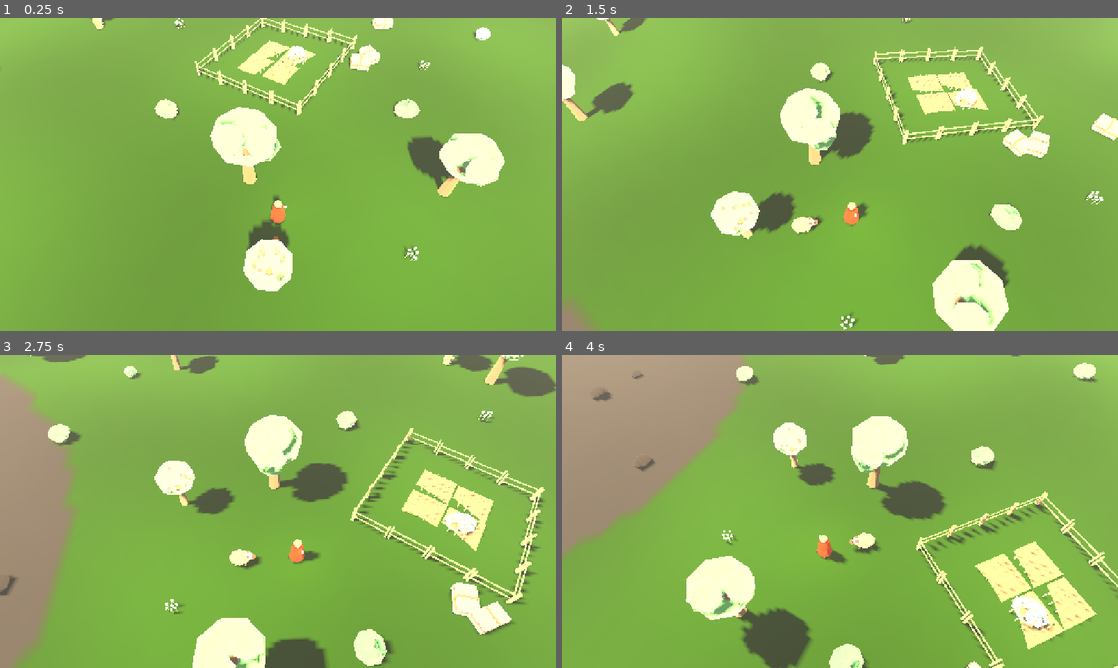
Above: before the commit, frames 1-4 (two rows, left to right).
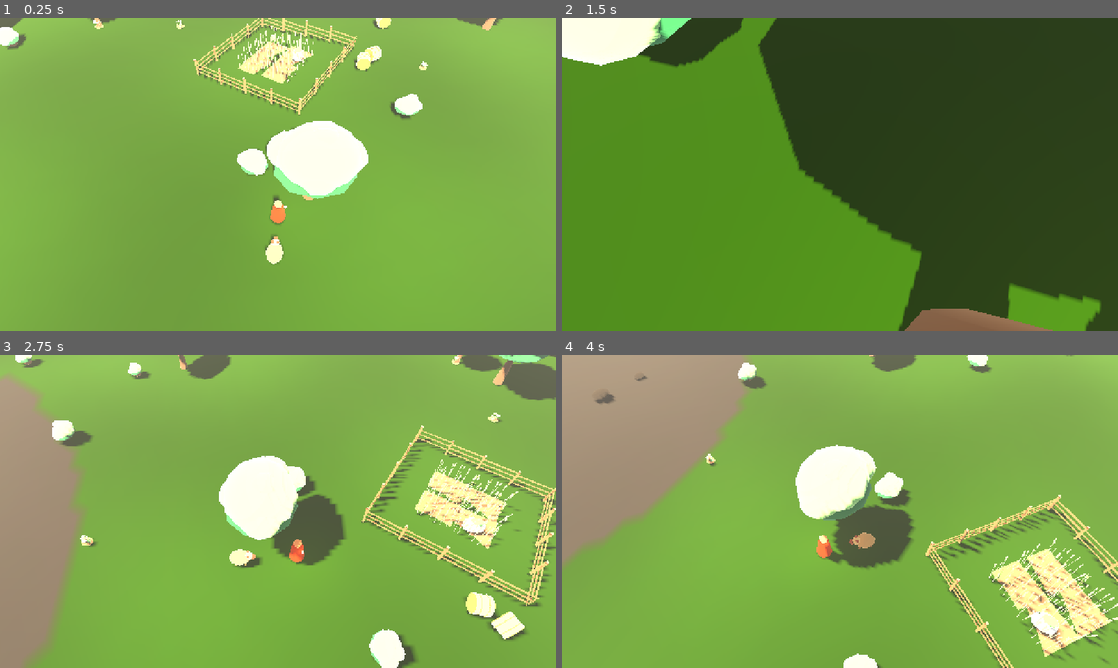
Above: after the commit, the same moments.

Repository: dersley20-create/Lantern
Game: Godot game, scene res://scenes/main.tscn
Two runs of this game, one before a commit and one after it. Both use one fixed random seed, a clock stepped at 60 frames per second and the inputs below.
Inputs (mouse positions are in pixels of both pictures, inside the frame that each line leads up to):
- Up to frame 1 (0.25 s): no input
- Up to frame 2 (1.5 s): move the mouse to (962, 158) at 0.52 s; hold D 0.53-1.25 s; hold Q 0.53-1.25 s; click (962, 158) at 0.67 s; drag from (728, 190) to (812, 237) at 1.27 s
- Up to frame 3 (2.75 s): move the mouse to (333, 442) at 2.02 s; hold D from 2.03 s (still down); hold Q from 2.03 s (still down)
- Up to frame 4 (4 s): release D at 2.75 s; release Q at 2.75 s; drag from (812, 574) to (673, 464) at 2.77 s; move the mouse to (1006, 558) at 3.52 s; hold A from 3.53 s (still down); hold Q from 3.53 s (still down)

The runs differ from the first frame. In frame 1, 13% of the frame differs, in the area x 0-91%, y 0-88%; in frame 2, 100%, in the area x 0-100%, y 0-100%; in frame 3, 23%; in frame 4, 21%.

Commit message:
Replace Hearthvale stand-ins with the artist kit.
Use the real hv_*.glb models under the documented names, and add the biome mood boards, contact sheet, and art notes.

Co-authored-by: dersley20-create <dersley20-create@users.noreply.github.com>

Diff:
--- a/resources/props/hearthvale_fruit_tree.tres
+++ b/resources/props/hearthvale_fruit_tree.tres
@@ -7,11 +7,11 @@
 script = ExtResource("1_script")
 id = &"fruit_tree"
 scene = ExtResource("2_scene")
-density = 0.05
-min_scale = 0.9
-max_scale = 1.12
+density = 0.035
+min_scale = 0.95
+max_scale = 1.08
 max_slope_degrees = 22.0
-max_per_chunk = 4
+max_per_chunk = 3
 collision_kind = "cylinder"
-collision_radius = 0.26
-collision_height = 1.55
+collision_radius = 0.32
+collision_height = 1.7
--- a/resources/props/hearthvale_hay_bale.tres
+++ b/resources/props/hearthvale_hay_bale.tres
@@ -13,5 +13,5 @@
 max_slope_degrees = 18.0
 max_per_chunk = 2
 collision_kind = "box"
-collision_radius = 0.55
-collision_height = 0.64
+collision_radius = 0.48
+collision_height = 0.95
--- a/resources/props/hearthvale_oak.tres
+++ b/resources/props/hearthvale_oak.tres
@@ -7,11 +7,11 @@
 script = ExtResource("1_script")
 id = &"oak"
 scene = ExtResource("2_scene")
-density = 0.1
-min_scale = 0.9
-max_scale = 1.15
+density = 0.05
+min_scale = 0.95
+max_scale = 1.05
 max_slope_degrees = 24.0
-max_per_chunk = 8
+max_per_chunk = 4
 collision_kind = "cylinder"
-collision_radius = 0.32
-collision_height = 2.1
+collision_radius = 0.45
+collision_height = 2.2
--- a/resources/props/hearthvale_rock.tres
+++ b/resources/props/hearthvale_rock.tres
@@ -13,4 +13,4 @@
 max_slope_degrees = 36.0
 max_per_chunk = 4
 collision_kind = "sphere"
-collision_radius = 0.42
+collision_radius = 0.4
--- a/scripts/world/farm_plot.gd
+++ b/scripts/world/farm_plot.gd
@@ -29,11 +29,11 @@
 	_side(root, fence_scene, chunk, height_at, center.x - half, center.z + half, true)
 	_side(root, fence_scene, chunk, height_at, center.x - half, center.z - half, false)
 	_side(root, fence_scene, chunk, height_at, center.x + half, center.z - half, false)
-	for gx in [-1.05, 1.05]:
-		for gz in [-1.05, 1.05]:
+	for gx in [-1.0, 1.0]:
+		for gz in [-1.0, 1.0]:
 			_prop(root, crop_scene, chunk, height_at, center.x + gx, center.z + gz, 0.0, "none", 0.0, 0.0)
-	_prop(root, hay_scene, chunk, height_at, center.x + 5.2, center.z - 2.2, 0.4, "box", 0.62, 0.64)
-	_prop(root, hay_scene, chunk, height_at, center.x + 5.4, center.z - 3.3, -0.6, "box", 0.62, 0.64)
+	_prop(root, hay_scene, chunk, height_at, center.x + 5.4, center.z - 2.2, 0.4, "box", 0.48, 0.95)
+	_prop(root, hay_scene, chunk, height_at, center.x + 5.6, center.z - 3.4, -0.5, "box", 0.48, 0.95)
 
 
 static func _side(root: Node3D, scene: PackedScene, chunk: Node3D, height_at: Callable, origin_x: float, origin_z: float, along_x: bool) -> void:
@@ -41,7 +41,7 @@
 		var x := origin_x + (float(step) * 2.0 + 1.0 if along_x else 0.0)
 		var z := origin_z + (0.0 if along_x else float(step) * 2.0 + 1.0)
 		var yaw := 0.0 if along_x else PI * 0.5
-		_prop(root, scene, chunk, height_at, x, z, yaw, "box", 0.08, 1.0)
+		_prop(root, scene, chunk, height_at, x, z, yaw, "box", 0.06, 1.22)
 
 
 static func _prop(root: Node3D, scene: PackedScene, chunk: Node3D, height_at: Callable, x: float, z: float, yaw: float, collision_kind: String, radius: float, height: float) -> void:
@@ -62,8 +62,8 @@
 	if collision_kind == "box":
 		var box := BoxShape3D.new()
 		# Fence tiles are 2 m along local X. Hay uses the same helper with a fatter radius.
-		var length := 1.9 if radius < 0.2 else radius * 2.0
-		var depth := 0.14 if radius < 0.2 else radius * 1.4
+		var length := 2.0 if radius < 0.2 else radius * 2.0
+		var depth := 0.12 if radius < 0.2 else radius * 1.6
 		box.size = Vector3(length, height, depth)
 		shape_node.shape = box
 		shape_node.position.y = height * 0.5
Binary file changed: assets/models/props/hearthvale/hearthvale_bush.glb
Not shown, changed: assets/models/props/hearthvale/hearthvale_bush.glb.import
Binary file changed: assets/models/props/hearthvale/hearthvale_crop_patch.glb
Not shown, changed: assets/models/props/hearthvale/hearthvale_crop_patch.glb.import
Binary file changed: assets/models/props/hearthvale/hearthvale_fence.glb
Not shown, changed: assets/models/props/hearthvale/hearthvale_fence.glb.import
Binary file changed: assets/models/props/hearthvale/hearthvale_flower_clump.glb
Not shown, changed: assets/models/props/hearthvale/hearthvale_flower_clump.glb.import
Binary file changed: assets/models/props/hearthvale/hearthvale_fruit_tree.glb
Not shown, changed: assets/models/props/hearthvale/hearthvale_fruit_tree.glb.import
Binary file changed: assets/models/props/hearthvale/hearthvale_hay_bale.glb
Not shown, changed: assets/models/props/hearthvale/hearthvale_hay_bale.glb.import
(and 18 more such lines)
